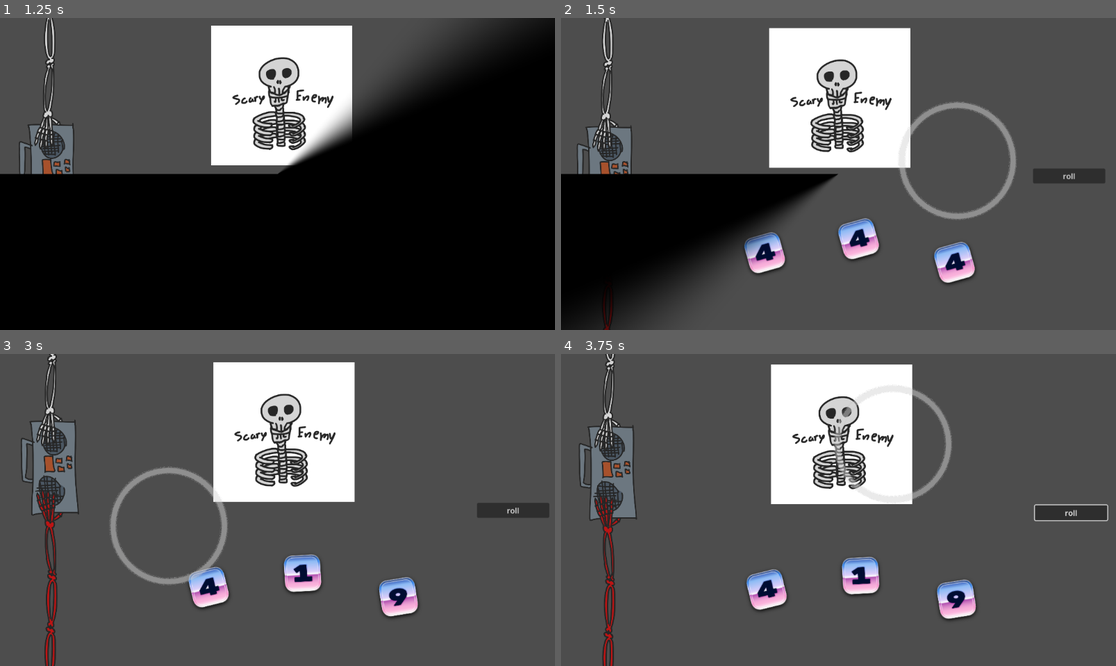
Above: before the commit, frames 1-4 (two rows, left to right).
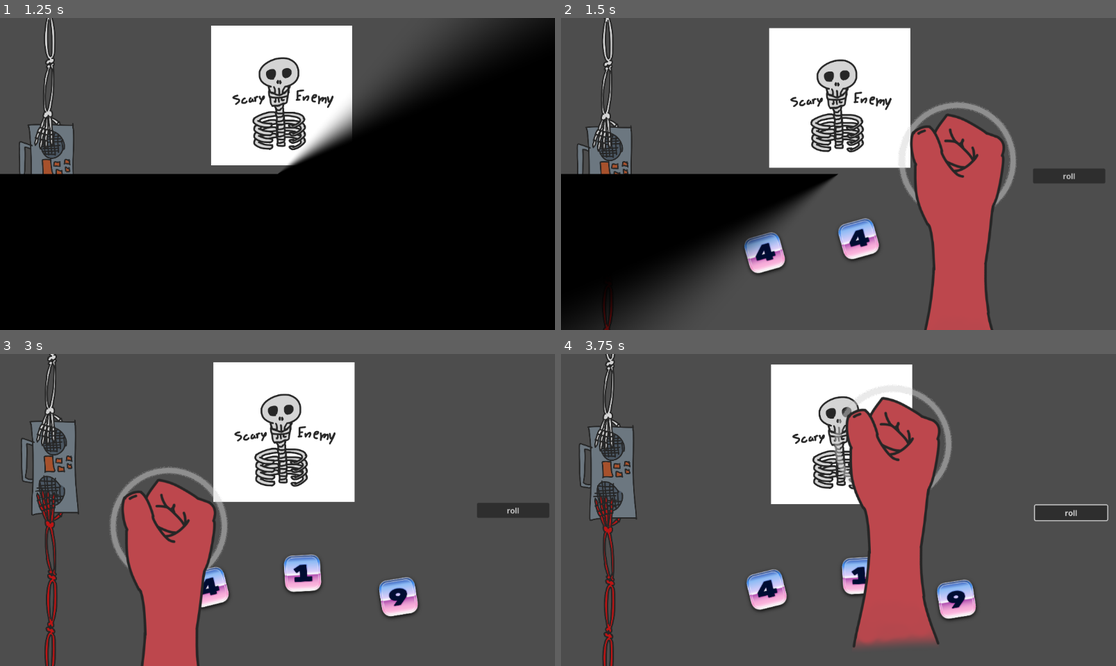
Above: after the commit, the same moments.

Repository: vhoyer/ludum_dare_60
Game: Godot game, scene res://stages/main_menu/main_menu.tscn
Same seed, same stepped clock (60 frames per second), same inputs: the game is played once before the commit and once after it.
Inputs (mouse positions are in pixels of both pictures, inside the frame that each line leads up to):
- Up to frame 1 (1.25 s): click "start! ,)" at 0.5 s
- Up to frame 2 (1.5 s): move the mouse to (960, 158) at 1.27 s; hold Right (ui_right) from 1.28 s (still down); tap K at 1.35 s; click (960, 158) at 1.42 s
- Up to frame 3 (3 s): release Right (ui_right) at 2 s; click "roll" at 2 s; move the mouse to (166, 525) at 2.77 s; hold Down (ui_down) from 2.78 s (still down); tap K at 2.85 s; click (166, 525) at 2.92 s
- Up to frame 4 (3.75 s): move the mouse to (894, 441) at 3.52 s; release Down (ui_down) at 3.53 s; hold Right (ui_right) from 3.53 s (still down); tap K at 3.6 s; click (894, 441) at 3.67 s

Frame 1 is identical in both runs. In frame 2, 8.5% of the frame differs, in the area x 62-80%, y 30-100%; in frame 3, 7.4%; in frame 4, 9.9%, in the area x 51-69%, y 13-94%.

Commit message:
🐛 Fix custom cursor not showing

Diff:
--- a/components/game_cursor/cursor_resource.gd
+++ b/components/game_cursor/cursor_resource.gd
@@ -22,21 +22,12 @@
 	PRESSED,
 }
 
-const TYPE_NORMAL = Type.NORMAL
-const TYPE_PRESSED = Type.PRESSED
-
 
 func apply(sprite: Sprite2D, type: Type) -> void:
-	var new_texture: Texture2D
-	var new_offset: Vector2
-
 	match type:
 		Type.NORMAL:
-			new_texture = _normal
-			new_offset = _normal_offset
+			sprite.texture = _normal
+			sprite.offset = _normal_offset
 		Type.PRESSED:
-			new_texture = _pressed
-			new_offset = _pressed_offset
-
-	sprite.texture = new_texture
-	sprite.offset = new_offset
+			sprite.texture = _pressed
+			sprite.offset = _pressed_offset
--- a/components/game_cursor/game_cursor.gd
+++ b/components/game_cursor/game_cursor.gd
@@ -14,7 +14,7 @@
 
 
 func _ready() -> void:
-	cursor.apply(_cursor_sprite, CursorResource.TYPE_NORMAL)
+	cursor.apply(_cursor_sprite, CursorResource.Type.NORMAL)
 
 
 func _process(_delta: float) -> void:
@@ -25,10 +25,11 @@
 	if event is InputEventMouseButton:
 		if event.button_index == MOUSE_BUTTON_LEFT:
 			if event.is_pressed():
-				cursor.apply(_cursor_sprite, CursorResource.TYPE_PRESSED)
+				cursor.apply(_cursor_sprite, CursorResource.Type.PRESSED)
 				_impact()
 			else:
-				cursor.apply(_cursor_sprite, CursorResource.TYPE_NORMAL)
+				cursor.apply(_cursor_sprite, CursorResource.Type.NORMAL)
+
 
 func _impact() -> void:
 	VHDUtils.camera_2d_shake(self, 10, 0.2)
--- a/components/game_cursor/game_cursor.tscn
+++ b/components/game_cursor/game_cursor.tscn
@@ -7,8 +7,8 @@
 
 [sub_resource type="Resource" id="Resource_n26ti"]
 script = ExtResource("3_gjuo2")
-pressed = ExtResource("2_kqhv7")
-pressed_offset = Vector2(-132, -132)
+_pressed = ExtResource("2_kqhv7")
+_pressed_offset = Vector2(-132, -132)
 metadata/_custom_type_script = "uid://ea62rs5o56wh"
 
 [sub_resource type="Curve" id="Curve_44guq"]
@@ -35,7 +35,6 @@
 process_mode = 3
 z_index = 100
 script = ExtResource("1_0mnap")
-cursor_pressed = ExtResource("2_kqhv7")
 cursor = SubResource("Resource_n26ti")
 
 [node name="Particles" type="GPUParticles2D" parent="." unique_id=1649770786]
